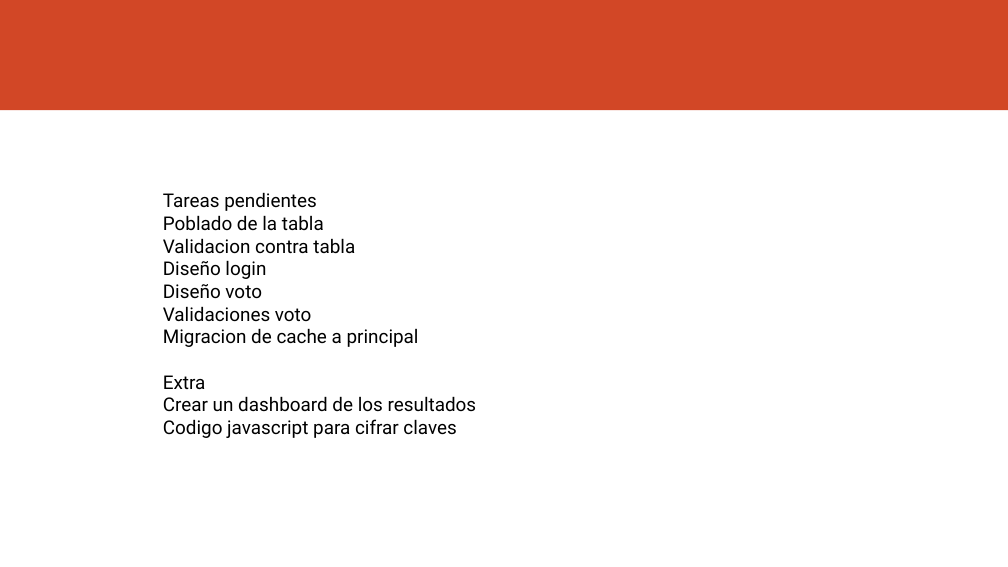
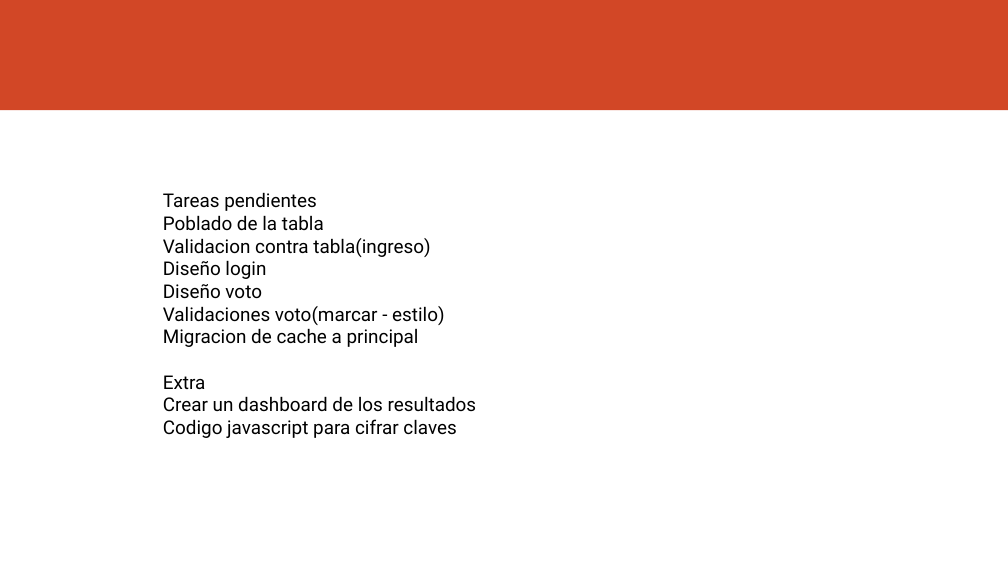
Before and after one commit to karin-romero/WT-Project, a slide deck: slide 3 of group6/Proyecto.pptx. Drawn at 1008x567 pixels with LibreOffice and Linux fonts; fonts in the diff are those of the drawing. Boxes give left, top, right and bottom in pixels: in the first picture for what was removed or moved away, otherwise in the second. Text is boxed around its words. In the diff, an @@ line names an element or a change of style, - is before the commit and + after.

```diff
--- a/group6/Proyecto.pptx
+++ b/group6/Proyecto.pptx
@@ text at (x1=163, y1=238, x2=430, y2=257): text changed @@
-Validacion contra tabla
+Validacion contra tabla(ingreso)
@@ text at (x1=163, y1=306, x2=444, y2=325): text changed @@
-Validaciones voto
+Validaciones voto(marcar - estilo)
```
Also in this commit, not shown: 1 other slide changed.
